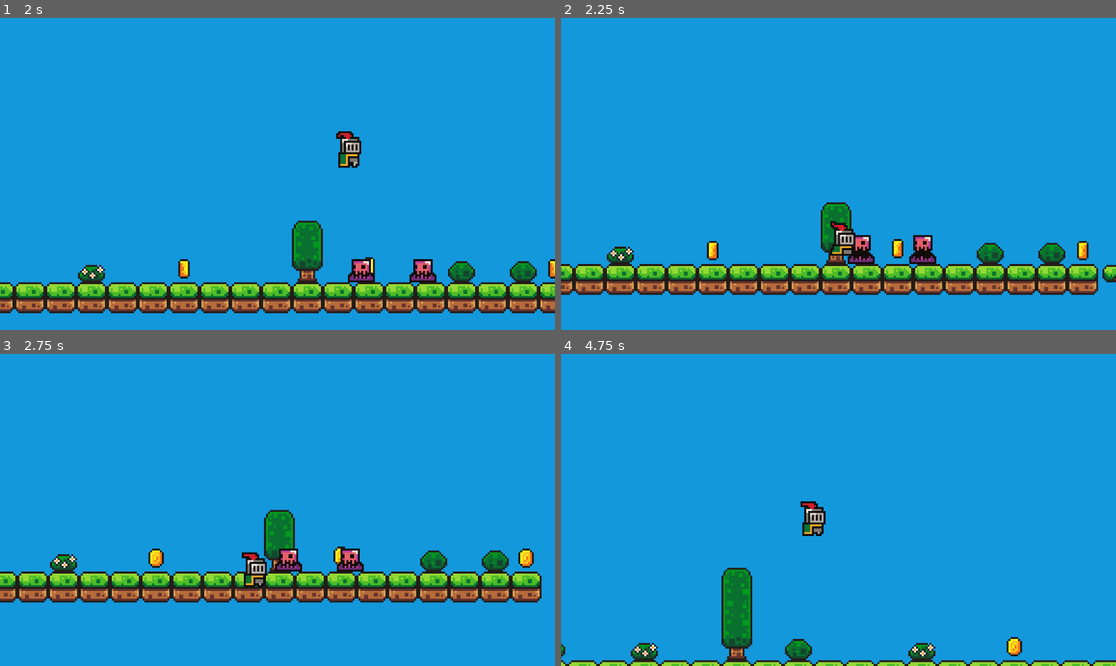
Above: before the commit, frames 1-4 (two rows, left to right).
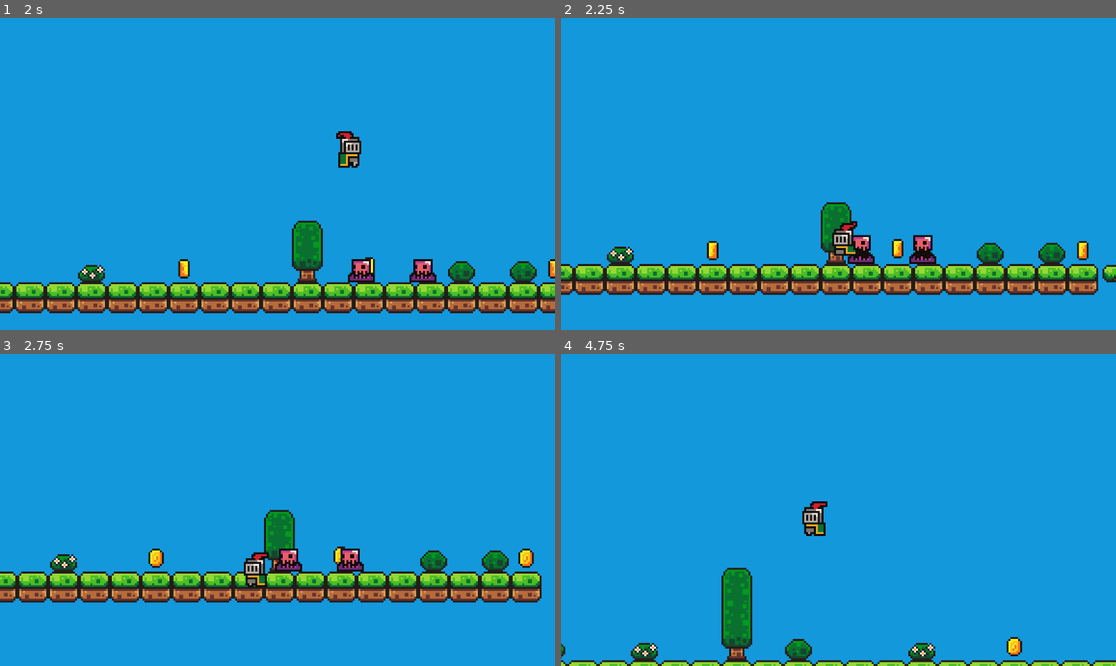
Above: after the commit, the same moments.

Repository: DivyaRasania/rip-off-mario
Game: Godot game, scene res://scenes/game.tscn
The game is run twice, just before and just after one commit, with the same random seed, the same clock (stepped at 60 frames per second) and the same inputs.
Inputs:
- Up to frame 1 (2 s): hold D (move_right) from 0.53 s (still down); tap Space (jump) at 0.77, 1.52 s
- Up to frame 2 (2.25 s): release D (move_right) at 2.03 s; hold A (move_left) from 2.03 s (still down)
- Up to frame 3 (2.75 s): keep holding A (move_left)
- Up to frame 4 (4.75 s): release A (move_left) at 2.78 s; hold D (move_right) 2.78-4.28 s; tap Space (jump) at 3.02, 3.77, 4.52 s; hold A (move_left) from 4.28 s (still down)

Frame 1 is identical in both runs. In frame 2, 0.3% of the frame differs, in the area x 48-54%, y 65-77%; in frame 3, 0.4%; in frame 4, 0.4%, in the area x 43-49%, y 47-59%.

Commit message:
Modified player script to face player the direction its going

Diff:
--- a/scripts/player.gd
+++ b/scripts/player.gd
@@ -2,6 +2,8 @@
 
 const SPEED = 120.0
 const JUMP_VELOCITY = -350.0
+
+@onready var animated_sprite = $AnimatedSprite2D
 
 func _physics_process(delta):
 	# Add the gravity.
@@ -12,9 +14,14 @@
 	if Input.is_action_just_pressed("jump") and is_on_floor():
 		velocity.y = JUMP_VELOCITY
 
-	# Get the input direction and handle the movement/deceleration.
-	# As good practice, you should replace UI actions with custom gameplay actions.
+	# Get the input direction: -1, 0, 1
 	var direction := Input.get_axis("move_left", "move_right")
+
+	if direction > 0:
+		animated_sprite.flip_h = false
+	elif direction < 0:
+		animated_sprite.flip_h = true
+
 	if direction:
 		velocity.x = direction * SPEED
 	else:
